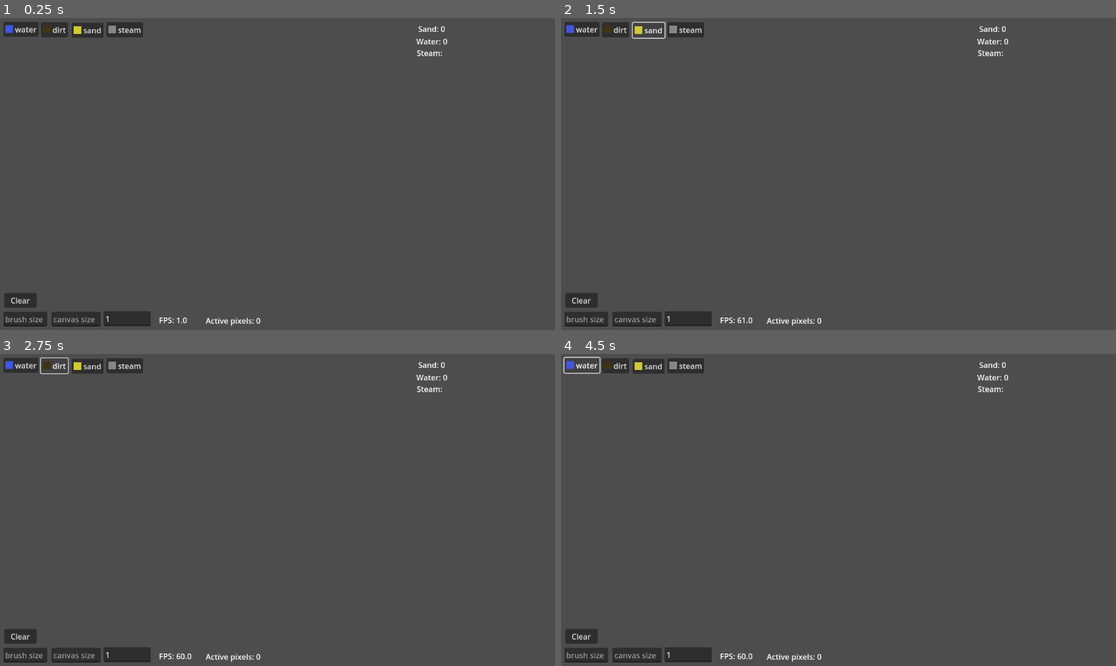
Above: before the commit, frames 1-4 (two rows, left to right).
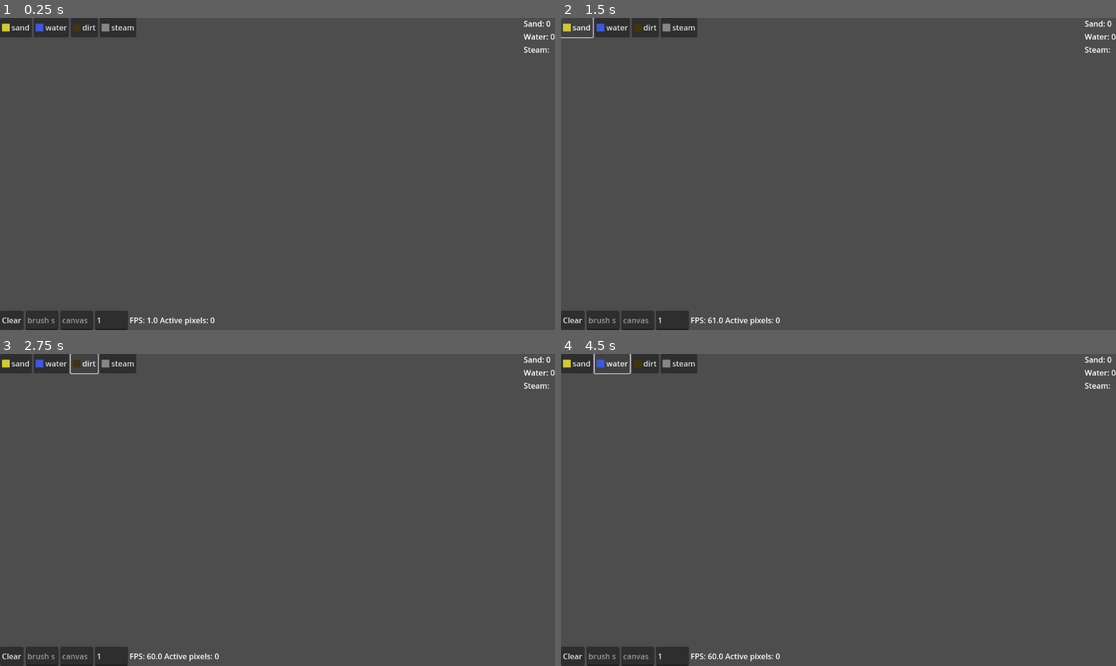
Above: after the commit, the same moments.

Repository: Abunanapro/Celullular-Automaton-Godot
Game: Godot game, scene res://Scenes/Game.tscn
Two runs of this game, one before a commit and one after it. Both use one fixed random seed, a clock stepped at 60 frames per second and the inputs below.
Inputs:
- Up to frame 1 (0.25 s): no input
- Up to frame 2 (1.5 s): click "water" at 0.5 s; click "sand" at 1.25 s
- Up to frame 3 (2.75 s): click "dirt" at 2 s
- Up to frame 4 (4.5 s): click "steam" at 2.75 s; click "Clear" at 3.5 s; click "water" at 4.25 s

The runs differ from the first frame. In frame 1, 2.4% of the frame differs, in the area x 0-100%, y 0-100%; in frame 2, 2.4%; in frame 3, 2.4%; in frame 4, 2.4%.

Commit message:
Fixed UI not changing position
I redid all the ui elements and changed its paths in the main script, also I changed the projects structure to do this.

Diff:
--- a/Scenes/Game.tscn
+++ b/Scenes/Game.tscn
@@ -29,110 +29,118 @@
 sources/4 = SubResource("TileSetAtlasSource_7lihs")
 
 [node name="Game" type="Node2D"]
+
+[node name="Game2" type="Node2D" parent="."]
 script = ExtResource("1_b2bpf")
 
-[node name="TileMapLayer" type="TileMapLayer" parent="."]
+[node name="TileMapLayer" type="TileMapLayer" parent="Game2"]
 scale = Vector2(0.4, 0.4)
 tile_set = SubResource("TileSet_74vwe")
 
-[node name="Timer" type="Timer" parent="."]
+[node name="Timer" type="Timer" parent="Game2"]
 wait_time = 0.1
 autostart = true
 
-[node name="water" type="Button" parent="."]
-offset_left = 7.0
-offset_top = 8.0
-offset_right = 60.0
-offset_bottom = 39.0
+[node name="CanvasLayer" type="CanvasLayer" parent="."]
+
+[node name="UI" type="Control" parent="CanvasLayer"]
+layout_mode = 3
+anchors_preset = 15
+anchor_right = 1.0
+anchor_bottom = 1.0
+grow_horizontal = 2
+grow_vertical = 2
+size_flags_horizontal = 4
+size_flags_vertical = 4
+mouse_filter = 2
+
+[node name="MarginContainer2" type="MarginContainer" parent="CanvasLayer/UI"]
+layout_mode = 1
+offset_right = 283.0
+offset_bottom = 40.0
+
+[node name="HBoxContainer" type="HBoxContainer" parent="CanvasLayer/UI/MarginContainer2"]
+layout_mode = 2
+
+[node name="sand" type="Button" parent="CanvasLayer/UI/MarginContainer2/HBoxContainer"]
+layout_mode = 2
+text = "sand"
+icon = ExtResource("2_kldst")
+
+[node name="water" type="Button" parent="CanvasLayer/UI/MarginContainer2/HBoxContainer"]
+layout_mode = 2
 text = "water"
 icon = ExtResource("3_b2bpf")
 
-[node name="dirt" type="Button" parent="."]
-offset_left = 85.0
-offset_top = 9.0
-offset_right = 141.0
-offset_bottom = 40.0
+[node name="dirt" type="Button" parent="CanvasLayer/UI/MarginContainer2/HBoxContainer"]
+layout_mode = 2
 text = "dirt"
 icon = ExtResource("4_7lihs")
 
-[node name="sand" type="Button" parent="."]
-offset_left = 149.0
-offset_top = 10.0
-offset_right = 215.0
-offset_bottom = 41.0
-text = "sand"
-icon = ExtResource("2_kldst")
-
-[node name="steam" type="Button" parent="."]
-offset_left = 221.0
-offset_top = 9.0
-offset_right = 297.0
-offset_bottom = 40.0
+[node name="steam" type="Button" parent="CanvasLayer/UI/MarginContainer2/HBoxContainer"]
+layout_mode = 2
 text = "steam"
 icon = ExtResource("5_b2bpf")
 
-[node name="LineEdit" type="LineEdit" parent="."]
-offset_left = 7.0
-offset_top = 610.0
-offset_right = 98.0
-offset_bottom = 641.0
+[node name="MarginContainer" type="MarginContainer" parent="CanvasLayer/UI"]
+layout_mode = 1
+anchors_preset = 1
+anchor_left = 1.0
+anchor_right = 1.0
+offset_left = -54.0
+offset_bottom = 77.0
+grow_horizontal = 0
+
+[node name="VBoxContainer" type="VBoxContainer" parent="CanvasLayer/UI/MarginContainer"]
+layout_mode = 2
+
+[node name="SandCount" type="Label" parent="CanvasLayer/UI/MarginContainer/VBoxContainer"]
+layout_mode = 2
+text = "Sand:"
+
+[node name="WaterCount" type="Label" parent="CanvasLayer/UI/MarginContainer/VBoxContainer"]
+layout_mode = 2
+text = "Water:"
+
+[node name="SteamCount" type="Label" parent="CanvasLayer/UI/MarginContainer/VBoxContainer"]
+layout_mode = 2
+text = "Steam:"
+
+[node name="MarginContainer3" type="MarginContainer" parent="CanvasLayer/UI"]
+layout_mode = 1
+anchors_preset = 2
+anchor_top = 1.0
+anchor_bottom = 1.0
+offset_top = -40.0
+offset_right = 40.0
+grow_vertical = 0
+
+[node name="HBoxContainer" type="HBoxContainer" parent="CanvasLayer/UI/MarginContainer3"]
+layout_mode = 2
+
+[node name="clear" type="Button" parent="CanvasLayer/UI/MarginContainer3/HBoxContainer"]
+layout_mode = 2
+text = "Clear"
+
+[node name="brush" type="LineEdit" parent="CanvasLayer/UI/MarginContainer3/HBoxContainer"]
+layout_mode = 2
 placeholder_text = "brush size"
 
-[node name="clear" type="Button" parent="."]
-offset_left = 9.0
-offset_top = 571.0
-offset_right = 76.0
-offset_bottom = 602.0
-text = "Clear"
-
-[node name="canvas" type="LineEdit" parent="."]
-offset_left = 107.0
-offset_top = 610.0
-offset_right = 209.0
-offset_bottom = 641.0
+[node name="canvas" type="LineEdit" parent="CanvasLayer/UI/MarginContainer3/HBoxContainer"]
+layout_mode = 2
 placeholder_text = "canvas size"
 
-[node name="time" type="LineEdit" parent="."]
-offset_left = 215.0
-offset_top = 609.0
-offset_right = 313.0
-offset_bottom = 640.0
+[node name="time" type="LineEdit" parent="CanvasLayer/UI/MarginContainer3/HBoxContainer"]
+layout_mode = 2
 text = "1"
 placeholder_text = "time speed"
 
-[node name="fpss" type="Label" parent="."]
-offset_left = 330.0
-offset_top = 616.0
-offset_right = 370.0
-offset_bottom = 639.0
+[node name="fpss" type="Label" parent="CanvasLayer/UI/MarginContainer3/HBoxContainer"]
+layout_mode = 2
 text = "FPS"
 
-[node name="updates" type="Label" parent="."]
-offset_left = 427.0
-offset_top = 617.0
-offset_right = 467.0
-offset_bottom = 640.0
+[node name="updates" type="Label" parent="CanvasLayer/UI/MarginContainer3/HBoxContainer"]
+layout_mode = 2
 text = "Pixels:"
 
-[node name="SandCount" type="Label" parent="."]
-offset_left = 868.0
-offset_top = 11.0
-offset_right = 911.0
-offset_bottom = 34.0
-text = "Sand:"
-
-[node name="WaterCount" type="Label" parent="."]
-offset_left = 864.0
-offset_top = 37.0
-offset_right = 916.0
-offset_bottom = 60.0
-text = "Water:"
-
-[node name="SteamCount" type="Label" parent="."]
-offset_left = 865.0
-offset_top = 61.0
-offset_right = 919.0
-offset_bottom = 84.0
-text = "Steam:"
-
-[connection signal="timeout" from="Timer" to="." method="_on_timer_timeout"]
+[connection signal="timeout" from="Game2/Timer" to="." method="_on_timer_timeout"]
--- /dev/null
+++ b/Scenes/game_2.gd
@@ -0,0 +1,11 @@
+extends Node2D
+
+
+# Called when the node enters the scene tree for the first time.
+func _ready() -> void:
+	pass # Replace with function body.
+
+
+# Called every frame. 'delta' is the elapsed time since the previous frame.
+func _process(delta: float) -> void:
+	pass
--- a/Scripts/sandsystem.gd
+++ b/Scripts/sandsystem.gd
@@ -13,25 +13,53 @@
 var SandUpdates = 0
 var WaterUpdates = 0
 # Called when the node enters the scene tree for the first time.
+
+#Interface Path Vars
+#labels
+#game stat labels
+@onready var fpslabel =$"../CanvasLayer/UI/MarginContainer3/HBoxContainer/fpss"
+@onready var updateslabel =$"../CanvasLayer/UI/MarginContainer3/HBoxContainer/updates"
+#material update labels
+@onready var SandCountLabel=$"../CanvasLayer/UI/MarginContainer/VBoxContainer/SandCount"
+@onready var WaterCountLabel=$"../CanvasLayer/UI/MarginContainer/VBoxContainer/WaterCount"
+@onready var SteamCountLabel=$"../CanvasLayer/UI/MarginContainer/VBoxContainer/SteamCount"
+#buttons
+#buttons-material
+@onready var sandbutton=$"../CanvasLayer/UI/MarginContainer2/HBoxContainer/sand"
+@onready var waterbutton=$"../CanvasLayer/UI/MarginContainer2/HBoxContainer/water"
+@onready var dirtbutton=$"../CanvasLayer/UI/MarginContainer2/HBoxContainer/dirt"
+@onready var steambutton=$"../CanvasLayer/UI/MarginContainer2/HBoxContainer/steam"
+#buttons-system
+@onready var clearbutton=$"../CanvasLayer/UI/MarginContainer3/HBoxContainer/time"
+#line edits
+@onready var brushlineedit=$"../CanvasLayer/UI/MarginContainer3/HBoxContainer/brush"
+@onready var canvaslineedit=$"../CanvasLayer/UI/MarginContainer3/HBoxContainer/canvas"
+@onready var timelineedit=$"../CanvasLayer/UI/MarginContainer3/HBoxContainer/time"
+
+
 func _ready() -> void:
-	pass # Replace with function body.
+	$Timer.timeout.connect(_on_timer_timeout) #this makes shure the signal is conneted ti timer
+	$Timer.start()   #starts timer just in case it is not starting for some weird reason...
 
 var last_canvas_text = ""
 var last_time_text=""
 # Called every frame. 'delta' is the elapsed time since the previous frame.
 func _process(delta: float) -> void:
-	$fpss.text=("FPS: "+str(Engine.get_frames_per_second()))
-	$SandCount.text=("Sand: "+str(SandUpdates))
-	$WaterCount.text=("Water: "+str(WaterUpdates))
-	if $canvas.text != last_canvas_text:
-		last_canvas_text = $canvas.text
-		var scale_val = float($canvas.text) / 10.0
+
+
+
+	fpslabel.text=("FPS: "+str(Engine.get_frames_per_second()))
+	SandCountLabel.text=("Sand: "+str(SandUpdates))
+	WaterCountLabel.text=("Water: "+str(WaterUpdates))
+	if canvaslineedit.text != last_canvas_text:
+		last_canvas_text = canvaslineedit.text
+		var scale_val = float(canvaslineedit.text) / 10.0
 		$TileMapLayer.scale = Vector2(scale_val, scale_val)
-	if $time.text!=last_time_text:
-		last_time_text=$time.text
-		$Timer.wait_time=0.1/float($time.text)
+	if timelineedit.text!=last_time_text:
+		last_time_text=timelineedit.text
+		$Timer.wait_time=0.1/float(timelineedit.text)
 		$Timer.start()
-	if $clear.button_pressed==true:
+	if $"../CanvasLayer/UI/MarginContainer3/HBoxContainer/clear".button_pressed==true:
 		$TileMapLayer.clear()
 	if holding:
 		var mouse_pos = get_viewport().get_mouse_position()
@@ -42,14 +70,14 @@
 				$TileMapLayer.set_cell(tilexy+Vector2i(n,i), brush, Vector2i(0, 0))
 
 func updatebrush():
-	brush_size=int($LineEdit.text)
-	if $water.button_pressed==true:
+	brush_size=int(brushlineedit.text)
+	if waterbutton.button_pressed==true:
 		brush=ID_WATER
-	elif $dirt.button_pressed==true:
+	elif dirtbutton.button_pressed==true:
 		brush=ID_DIRT
-	elif $sand.button_pressed==true:
+	elif sandbutton.button_pressed==true:
 		brush=ID_SAND
-	elif  $steam.button_pressed==true:
+	elif  steambutton.button_pressed==true:
 		brush=ID_STEAM
 
 func _input(event:InputEvent) -> void:
@@ -196,4 +224,4 @@
 						if $TileMapLayer.get_cell_source_id(right)==-1:
 							$TileMapLayer.set_cell(cell,-1)
 							$TileMapLayer.set_cell(right, ID_STEAM,Vector2i(0, 0))
-	$updates.text=("Active pixels: "+str(updates))
+	updateslabel.text=("Active pixels: "+str(updates))
Not shown, added: Scenes/game_2.gd.uid
